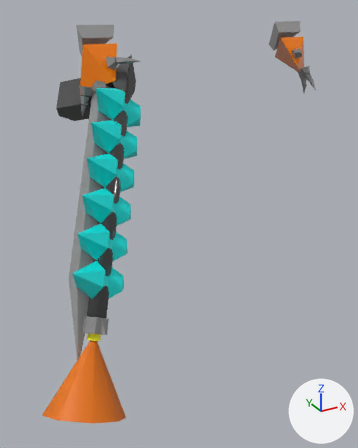
The glTF model public/assets/models/sniper/default/fps.glb: old version first, new version second.
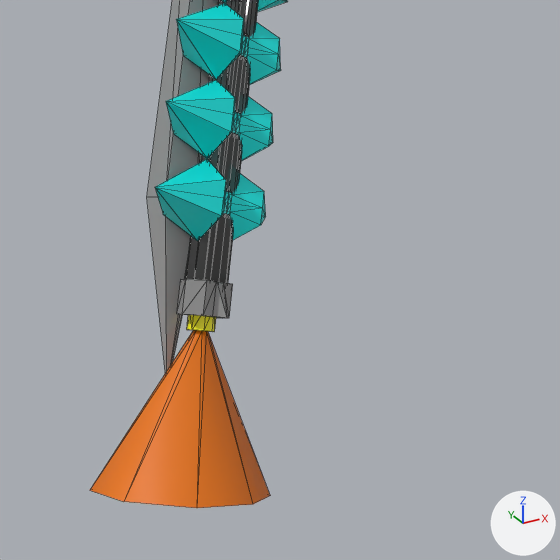
Old and new are each drawn whole from a 50 mm camera at (-0.753, -1.207, -0.046) aimed at (-0.184, -0.172, -0.564) and again close up on the part from 0% to 73% of the width and 42% to 100% of the height. The axes (+X, +Y, +Z) are drawn at lower right. The lights are the same throughout. The close-ups show mesh edges as thin lines. Where no turn or scale is listed for an object, it has been applied to the vertices. Vertices at the same position are counted once.
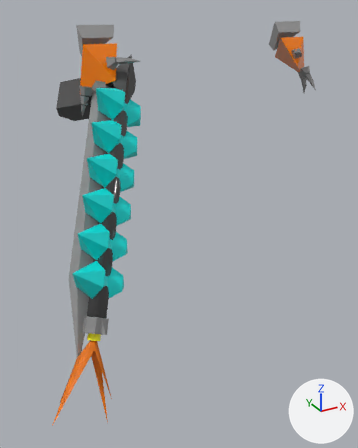
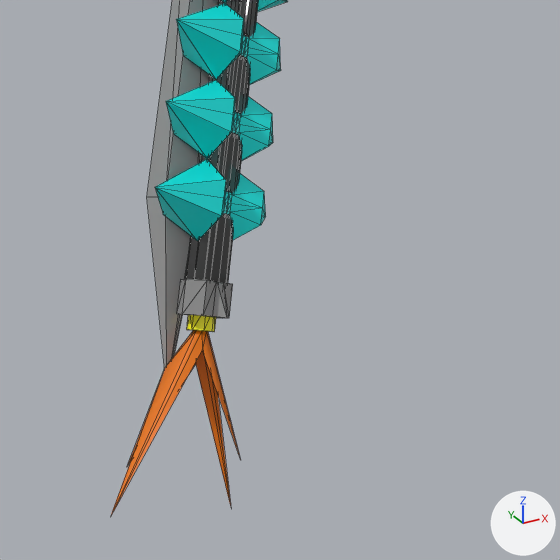
Pixel boxes (x1, y1, x2, y2) of what changed, in the close-ups (560 x 560 px):
'tip-sniper', reshaped (28% narrower): before (90, 330, 270, 508); after (110, 330, 240, 517)

What the commit changed:
me_circle_002 has 16 vertices, 16 faces and spans x -0.14..0.027, y -0.152..0.006, z -0.176..0.004.
me_circle_002 is used by ob_tip_sniper; location (-0.485, -0.33, -0.72).
Part 1, on me_circle_002:
Vertex 8 of me_circle_002 moves from (0.027, -0.101, -0.147) at pixel (270, 495) to (0.006, -0.019, -0.038).
Vertex 9 of me_circle_002 moves from (-0.007, -0.142, -0.106) at pixel (252, 504) to (-0.007, -0.116, -0.073).
Vertex 10 of me_circle_002 moves from (-0.064, -0.152, -0.074) at pixel (196, 508) to (-0.007, -0.024, -0.005) at pixel (202, 349).
Vertex 11 of me_circle_002 moves from (-0.048, -0.005, -0.174) to (-0.008, 0.0, -0.039) at pixel (195, 364).
Vertex 12 of me_circle_002 moves from (0.008, -0.043, -0.176) to (0.002, -0.048, -0.2).
Vertex 13 of me_circle_002 moves from (-0.106, -0.014, -0.142) to (-0.093, -0.01, -0.131) at pixel (126, 467).
Vertex 14 of me_circle_002 moves from (-0.14, -0.055, -0.101) at pixel (89, 490) to (-0.043, -0.009, -0.024) at pixel (164, 367).
Vertex 15 of me_circle_002 moves from (-0.121, -0.114, -0.072) at pixel (123, 501) to (-0.135, -0.119, -0.079) at pixel (110, 517).
